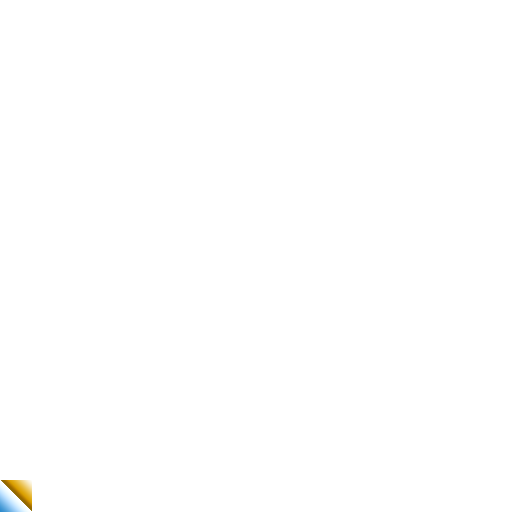
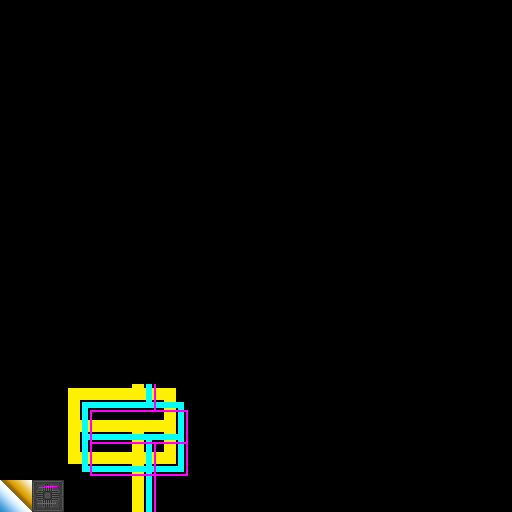
Two versions of the same layered image (512 x 512). Layer-by-layer changes:
added layer "Layer 5" above "Layer 4" over [90, 384, 188, 512]
added layer "Layer 4" above "Layer 3" over [82, 384, 184, 512]
added layer "Layer 3" above "Layer 2" over [68, 384, 176, 512]
added layer "Layer 2" above "Layer 1" over [32, 480, 64, 512]
added layer "Color Fill 1" over [0, 0, 512, 512]
